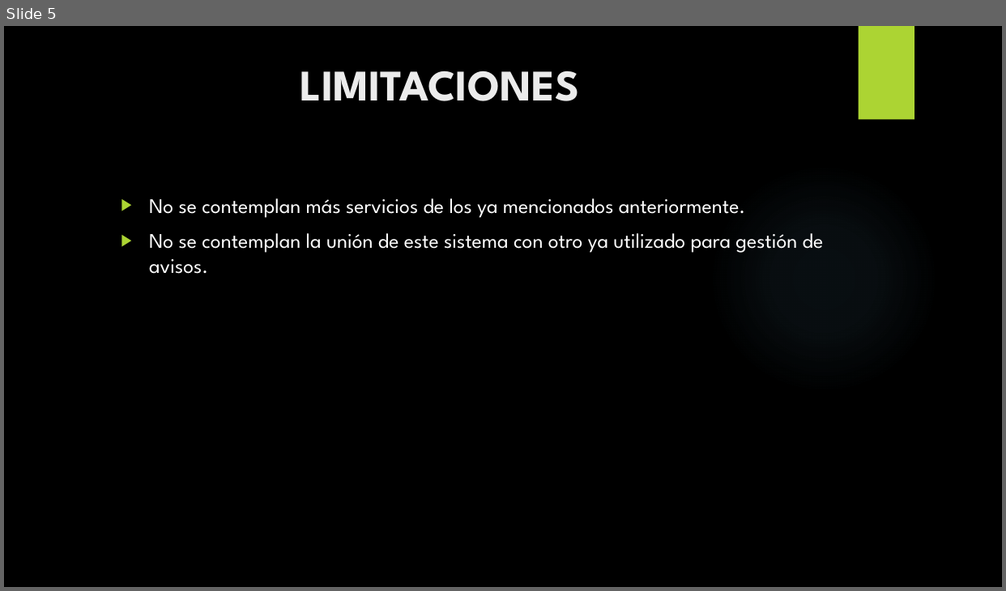
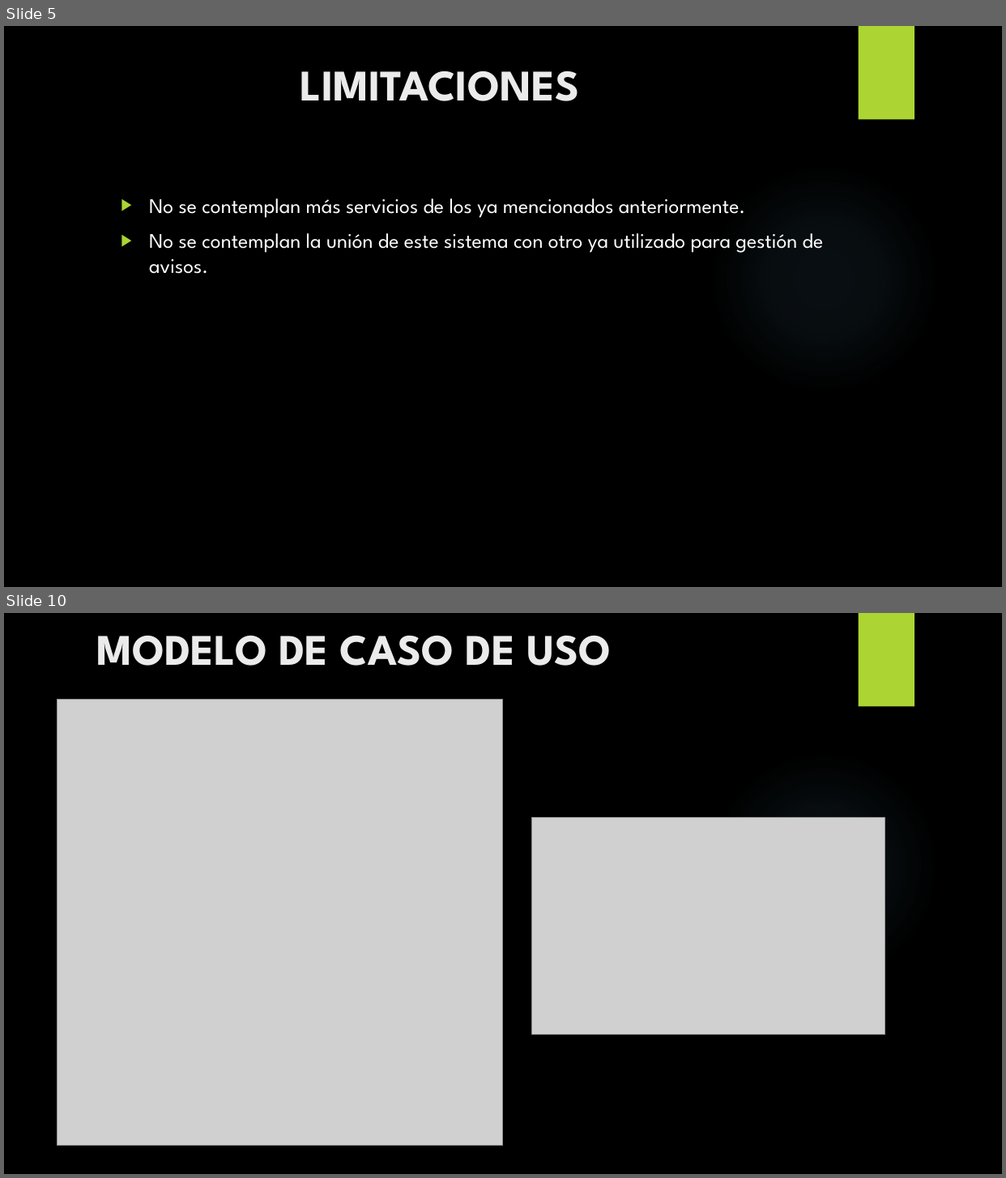
Before and after one commit to areco93/F5Facat, a slide deck: Documentos/F5 Facat(Final).pptx. Shown one above the other, each under a label of ours: slide 5 before the commit, slides 5 and 10 after it; the slides between them are not shown. The pictures are 1006x591 and 1006x1178 pixels, drawn with LibreOffice and Linux fonts; fonts in the diff are those of the drawing; grey boxes stand for pictures; background and template pictures are left out. Boxes give left, top, right and bottom in pixels: in the first picture for what was removed or moved away, otherwise in the second. Text is boxed around its words. In the diff, an @@ line names an element or a change of style, - is before the commit and + after.

```diff
--- a/Documentos/F5 Facat(Final).pptx
+++ b/Documentos/F5 Facat(Final).pptx
@@ slide 10 added at bbox=[4, 613, 1002, 1174], background picture (left out); not listed: 2 template elements that a slide beside it also shows @@
@@ title added at bbox=[96, 635, 611, 666], 42 pt, text #EBEBEB, bold @@
+MODELO DE CASO DE USO
@@ picture added at bbox=[57, 700, 503, 1146] @@
@@ picture added at bbox=[532, 818, 885, 1034] @@
```
Also in this commit, not shown: 14 other slides added, 1 slide removed, 52 other files.
